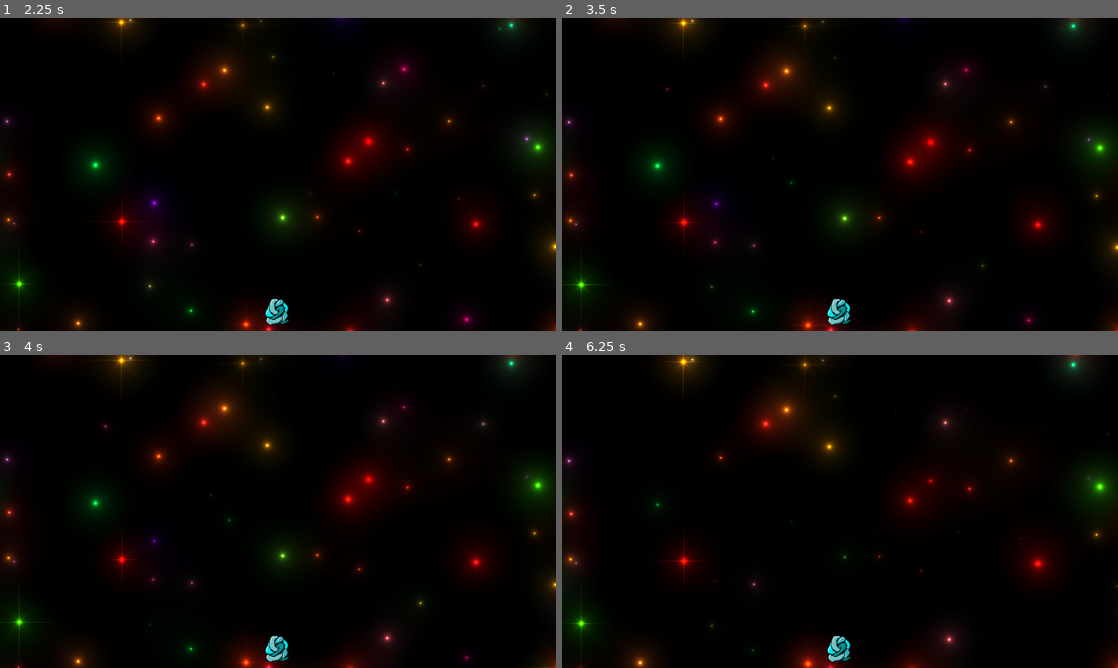
Above: before the commit, frames 1-4 (two rows, left to right).
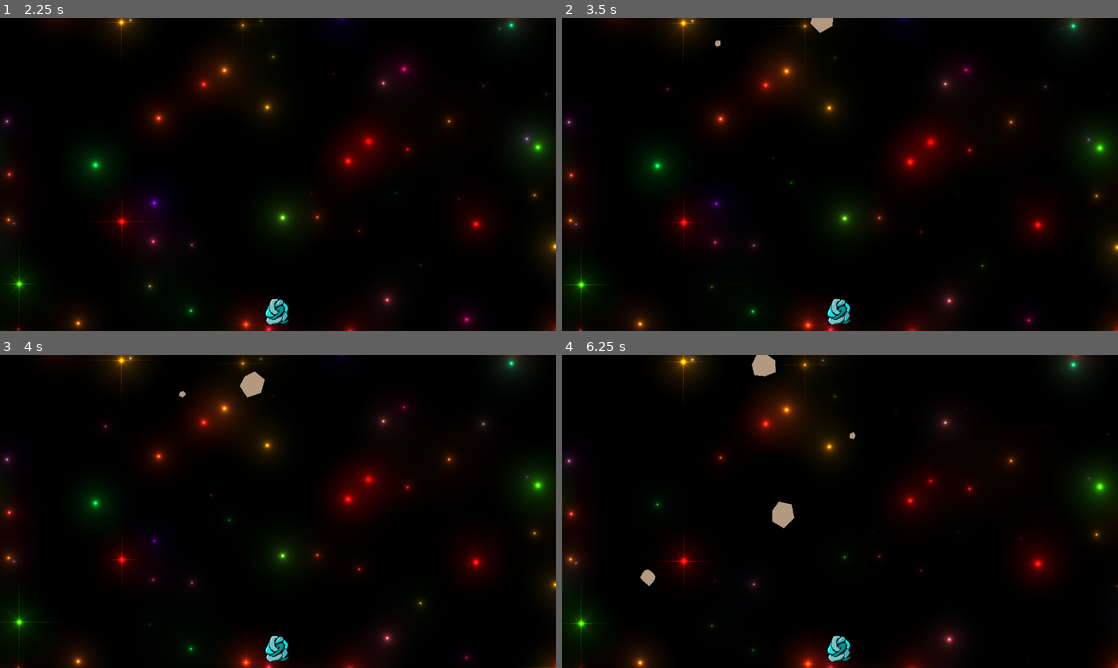
Above: after the commit, the same moments.

Repository: docwhat/screams-into-the-void
Game: Godot game, scene res://main.tscn
Two runs of this game, one before a commit and one after it. Both use one fixed random seed, a clock stepped at 60 frames per second and the inputs below.
Inputs:
- Up to frame 1 (2.25 s): tap Enter at 0.5 s; tap Space at 2 s
- Up to frame 2 (3.5 s): tap Enter at 2.75 s
- Up to frame 3 (4 s): no input
- Up to frame 4 (6.25 s): no input

Frame 1 is identical in both runs. In frame 2, 0.2% of the frame differs, in the area x 27-49%, y 0-10%; in frame 3, 0.3%; in frame 4, 0.6%, in the area x 14-53%, y 0-74%.
Error before the commit: Attempt to call function 'set_seed' in base 'null instance' on a null instance. (res://asteroid.gd:27)

Commit message:
checkpoint - moving on from asteroids

Diff:
--- a/asteroid.gd
+++ b/asteroid.gd
@@ -5,55 +5,89 @@
 var debuted : bool = false
 
 # A random asteroid size.
-func random_size() -> int:
-  # The list of possible asteroid sizes.
-  var sizes = [8, 16, 32, 64]
+func random_radius() -> int:
+  # The list of possible asteroid sizes and the weights (chances) of getting
+  # each size.
+  var sizes = [8, 12, 16, 28, 32, 42, 64]
+  var wghts = [1, 2, 3, 6, 2, 0.2, 0.1]
 
-  # The weights (chances) of getting each size.
-  var weights : PackedFloat32Array = PackedFloat32Array([0.2, 1, 0.5, 0.1])
-
-  var index = Global.rng.rand_weighted(weights)
+  var index = Global.rng.rand_weighted(PackedFloat32Array(wghts))
 
   return sizes[index]
 
+func generatePoints() -> PackedVector2Array:
+  var number_of_points : int = Global.rng.randi_range(5, 12)
+  var poly : PackedVector2Array = PackedVector2Array()
+
+  # First point at the chosen radius.
+  poly.append(Vector2(radius, 0))
+
+  # The algorithm is to just go around a circle at evenly spaced points at random radii.
+  for point in range(1, number_of_points):
+    # Randomize the radius.
+    var rad : float = Global.rng.randf_range(
+      radius - Global.rng.randf_range(0.0, radius * 0.4),
+      radius + Global.rng.randf_range(0.0, radius * 0.4)
+    )
+
+    # calculate angle (evenly spaced).
+    var angle : float = point * PI * 2 / number_of_points
+    poly.append(Vector2(rad, 0).rotated(angle))
+  return poly
+
 func _ready() -> void:
-  var radius : int = random_size()
-  var new_rotation_impulse : float = Global.rng.randf_range(-10.0, 10.0)
+  radius = random_radius()
+  inertia = 10.0 * radius / 64.0
 
-  inertia = 10.0 * radius / 64.0
-  set_mass(radius * 1000.0)
+  var new_rotation_impulse : float = Global.rng.randf_range(-8.0, 8.0)
+  set_mass(radius)
   apply_torque_impulse(new_rotation_impulse)
 
-  $PixelAsteroid.set_seed(Global.rng.randi())
-  $PixelAsteroid.set_pixels(radius * 2)
-  $PixelAsteroid.randomize_colors()
+  # Image shape.
+  var points = generatePoints()
+  var poly = Polygon2D.new()
+  poly.set_polygon(points)
+  poly.set_color(Color(0.7, 0.6, 0.5))
+  add_child(poly)
 
-  # Center the PixelAsteroid so it lines up with the collision shape.
-  $PixelAsteroid.position = Vector2(0.0 - radius, 0.0 - radius)
+  var max_radius : float = radius
+  for point in points:
+    max_radius = max(max_radius, point.length())
 
-  $CollisionShape2D.shape.radius = radius
+  # # Collision polygon shape.
+  # # This is commented out because I can't get it to be sane. The asteroids
+  # # spin like crazy whenever they touch.
+  # var collider : CollisionPolygon2D = CollisionPolygon2D.new()
+  # collider.set_build_mode(CollisionPolygon2D.BUILD_SOLIDS)
+  # collider.set_polygon(points)
+  # add_child(collider)
+
+  # Collision circle shape.
+  var collider : CollisionShape2D = CollisionShape2D.new()
+  # Set the shape to a circle of radius max_radius
+  var shape : CircleShape2D = CircleShape2D.new()
+  shape.set_radius((max_radius + radius) / 2.0)
+  collider.set_shape(shape)
+  add_child(collider)
+
   count += 1
-
-  print_rich("Count %d" % count)
 
 func be_absorbed(_storage) -> void:
   count -= 1
-  print_rich("asteroid absorbed!   pos: %s" % [position])
-  pass # store the resources
+  # store the resources
 
-func _physics_process(delta: float) -> void:
+func die() -> void:
+  count -= 1
+  queue_free()
+
+func _physics_process(_delta: float) -> void:
   if is_on_screen():
-    if not debuted:
-      debuted = true
-  else:
-    if debuted:
-      print_rich("asteroid offscreen!  pos: %s   screen: %s" % [position, get_viewport().size])
-      count -= 1
-      queue_free()
+    if not debuted: debuted = true
+  elif debuted:
+      die()
 
-
+# check if the position is within the viewport
 func is_on_screen() -> bool:
-  # check if the position is within the viewport
   var screen : Vector2 = get_viewport().size
   var pos : Vector2 = position # position
   var fudge : float = 64 * 4
@@ -62,14 +96,3 @@
          pos.x >= 0.0 - fudge && \
          pos.x <= screen.x + fudge && \
          pos.y <= screen.y + fudge
-
-func _on_visible_on_screen_notifier_2d_screen_exited() -> void:
-  return
-  # Return if the asteroid is on screen.
-  if is_on_screen():
-    print_rich("bad notification!   pos: %s" % [position])
-    return
-
-  print_rich("asteroid offscreen!  pos: %s   screen: %s" % [position, get_viewport().size])
-  count -= 1
-  queue_free()
--- a/asteroid.tscn
+++ b/asteroid.tscn
@@ -1,41 +1,17 @@
-[gd_scene load_steps=5 format=3 uid="uid://dgo8gq5d22uf"]
+[gd_scene load_steps=3 format=3 uid="uid://dgo8gq5d22uf"]
 
 [ext_resource type="Script" uid="uid://b2samh810qdpg" path="res://asteroid.gd" id="1_p0ukn"]
-[ext_resource type="PackedScene" uid="uid://bj7tr13ilvj3h" path="res://Planets/Asteroids/Asteroid.tscn" id="1_u87q6"]
 
 [sub_resource type="PhysicsMaterial" id="PhysicsMaterial_p0ukn"]
 friction = 0.01
-bounce = 0.3
-
-[sub_resource type="CircleShape2D" id="CircleShape2D_272bh"]
-resource_local_to_scene = true
+bounce = 0.5
 
 [node name="Asteroid" type="RigidBody2D"]
 top_level = true
 collision_layer = 2
 collision_mask = 3
 physics_material_override = SubResource("PhysicsMaterial_p0ukn")
-linear_velocity = Vector2(0, 0.1)
 linear_damp_mode = 1
+angular_damp_mode = 1
 constant_force = Vector2(0, -10)
 script = ExtResource("1_p0ukn")
-
-[node name="PixelAsteroid" parent="." instance=ExtResource("1_u87q6")]
-anchors_preset = 0
-anchor_right = 0.0
-anchor_bottom = 0.0
-offset_left = -100.0
-offset_top = -100.0
-offset_right = 0.0
-offset_bottom = 0.0
-grow_horizontal = 1
-grow_vertical = 1
-
-[node name="CollisionShape2D" type="CollisionShape2D" parent="."]
-shape = SubResource("CircleShape2D_272bh")
-one_way_collision_margin = 16.0
-debug_color = Color(0, 0.6, 0.701961, 0.152941)
-
-[node name="VisibleOnScreenNotifier2D" type="VisibleOnScreenNotifier2D" parent="."]
-
-[connection signal="screen_exited" from="VisibleOnScreenNotifier2D" to="." method="_on_visible_on_screen_notifier_2d_screen_exited"]
--- a/main.gd
+++ b/main.gd
@@ -70,6 +70,8 @@
   # Determine if this asteroid should intercept the player
   var should_intercept = Global.rng.randf() < Global.asteroid_player_intercept_chance
 
+  # Need to freeze the asteroid prior to making changes.
+  asteroid.set_freeze_enabled(true)
   asteroid.position = calculate_asteroid_starting_position()
 
   if should_intercept:
@@ -81,12 +83,15 @@
     )
   direction = asteroid.position.angle_to_point(target_coord)
 
-  asteroid.rotation = direction
-
   # Choose a velocity
   var speed = Global.rng.randf_range(100.0, 150.0)
   var velocity = Vector2(speed, 0.0).rotated(direction)
-  asteroid.linear_velocity = velocity
+
+  # Restore the physics.
+  asteroid.set_freeze_enabled(false)
+
+  # Send it on its way.
+  asteroid.apply_impulse(velocity)
 
   # Spawn it by adding to the Main scene
   add_child(asteroid)
--- a/main.tscn
+++ b/main.tscn
@@ -17,7 +17,6 @@
 script = ExtResource("1_h2yge")
 
 [node name="AsteroidTimer" type="Timer" parent="."]
-wait_time = 0.5
 autostart = true
 
 [node name="Background" type="CanvasLayer" parent="."]
